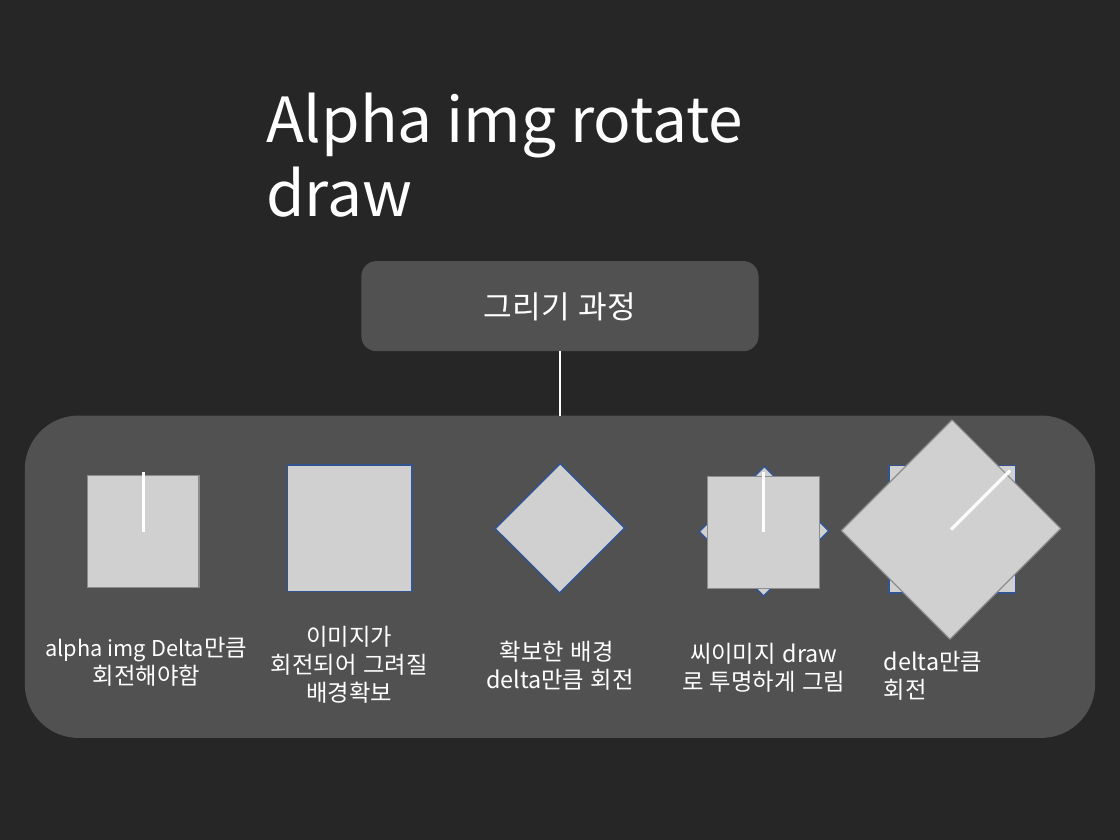
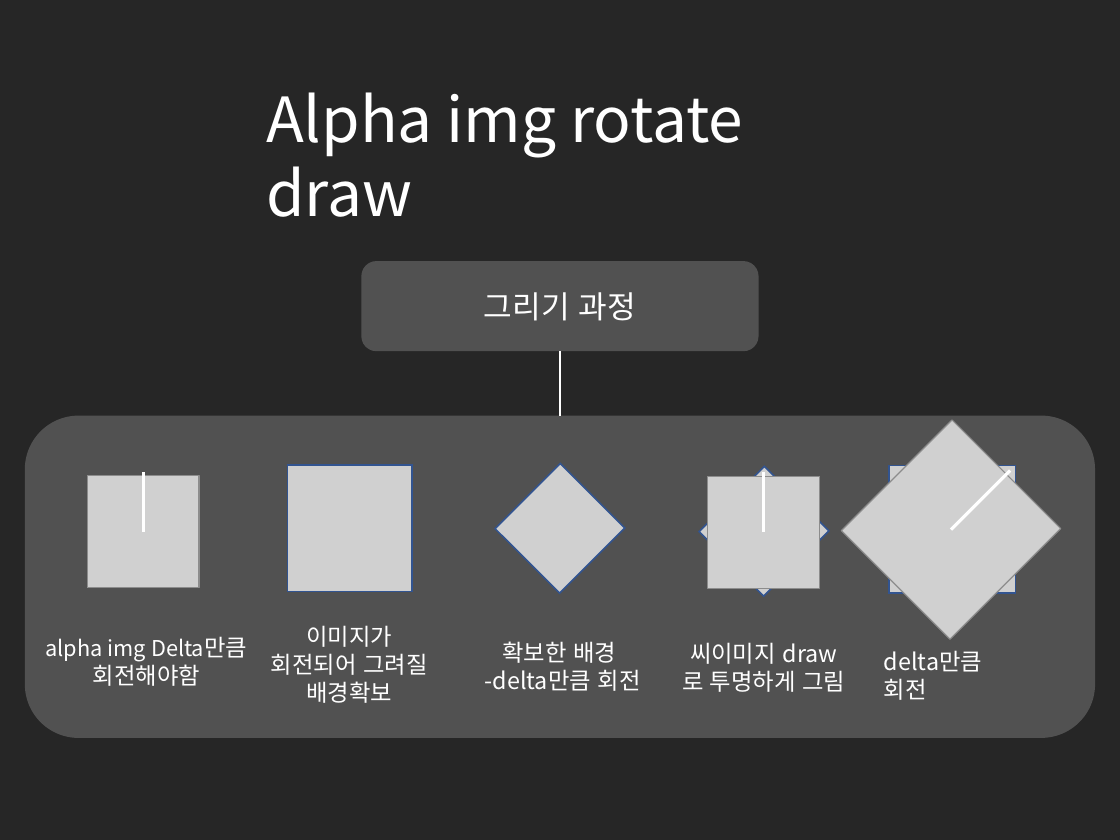
Before and after one commit to cmTEJAVA/Satellite, a slide deck: slide 11 of 발표자료/API 텀프로젝트 발표자료.pptx. Drawn at 1120x840 pixels with LibreOffice and Linux fonts; fonts in the diff are those of the drawing; grey boxes stand for pictures. Boxes give left, top, right and bottom in pixels: in the first picture for what was removed or moved away, otherwise in the second. Text is boxed around its words. In the diff, an @@ line names an element or a change of style, - is before the commit and + after.

```diff
--- a/발표자료/API 텀프로젝트 발표자료.pptx
+++ b/발표자료/API 텀프로젝트 발표자료.pptx
@@ text at (x1=485, y1=669, x2=641, y2=691): text changed @@
-delta만큼 회전
+-delta만큼 회전
```
Also in this commit, not shown: 5 other files.
